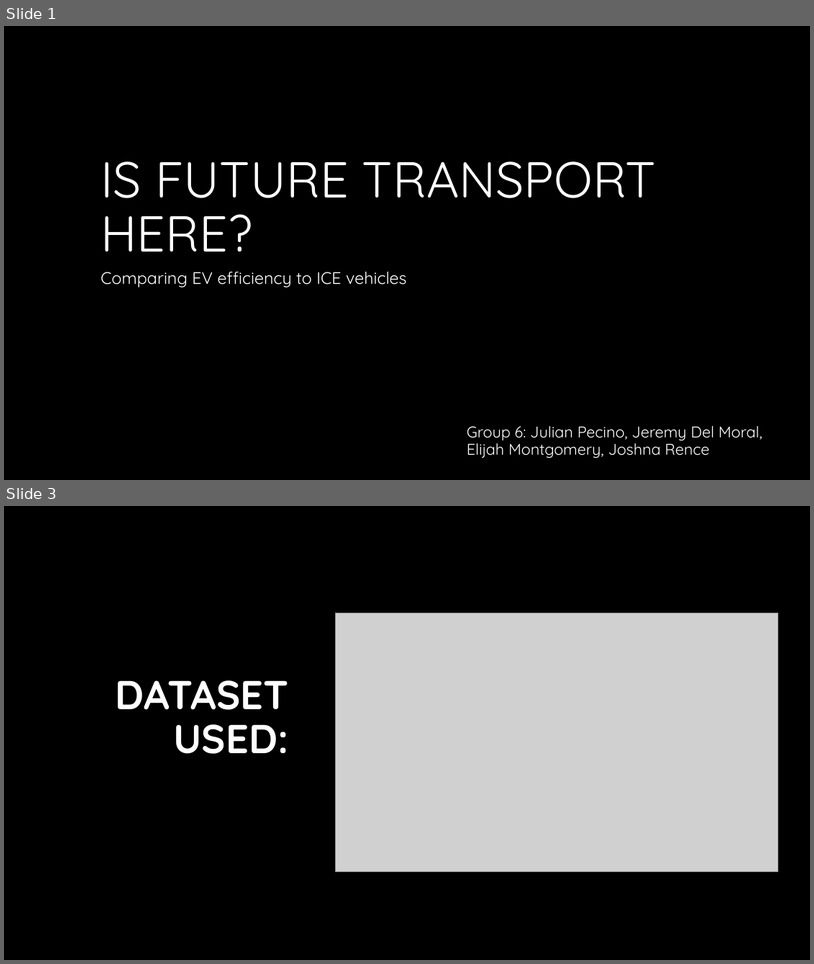
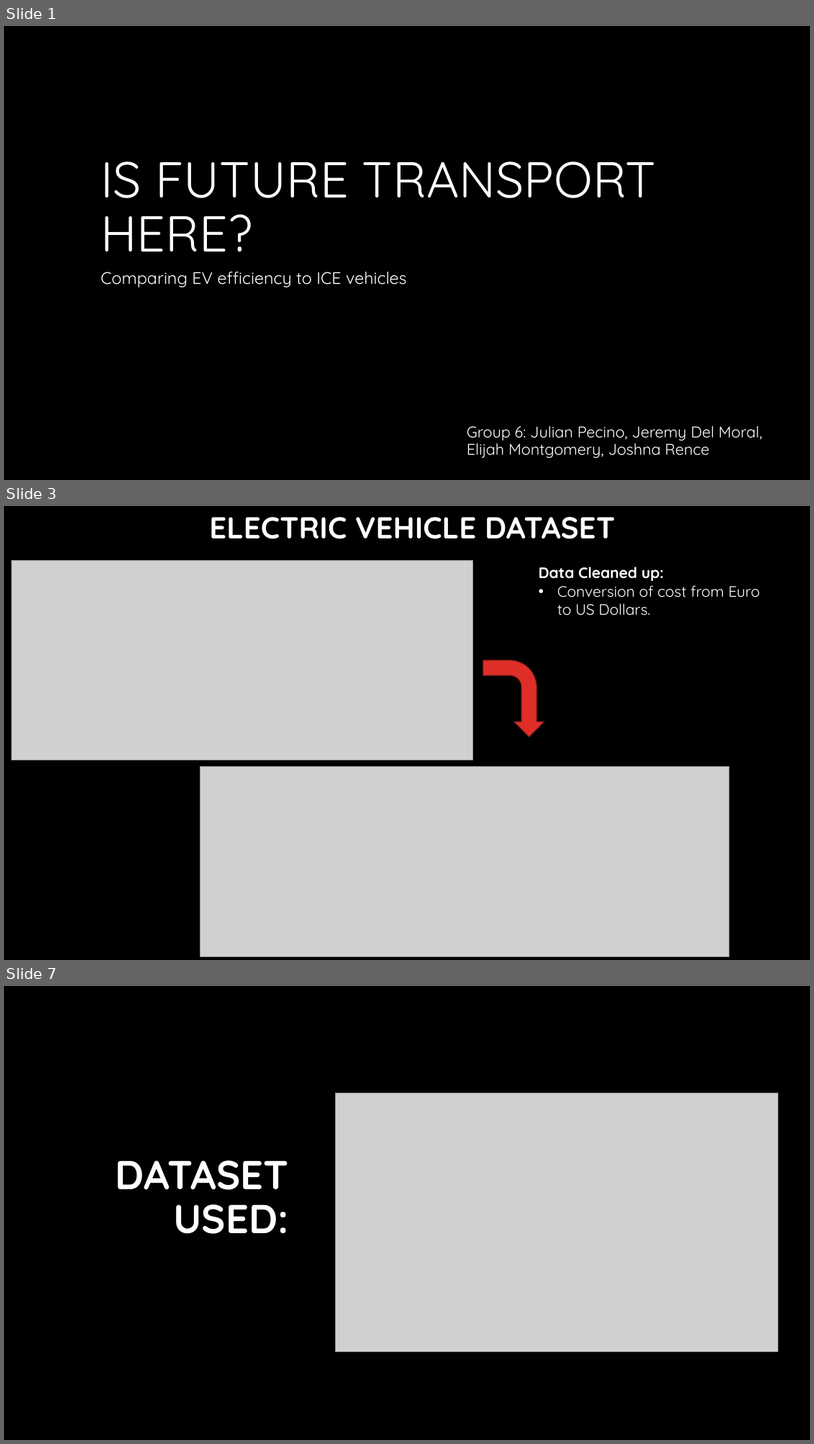
Before and after one commit to Jadium19/EVperformanceAnalysis, a slide deck: EV Slide Deck [Autosaved].pptx. Shown one above the other, each under a label of ours: slides 1 and 3 before the commit, slides 1, 3 and 7 after it; the slides between them are not shown. The pictures are 814x964 and 814x1444 pixels, drawn with LibreOffice and Linux fonts; fonts in the diff are those of the drawing; grey boxes stand for pictures; background and template pictures are left out. Boxes give left, top, right and bottom in pixels: in the first picture for what was removed or moved away, otherwise in the second. Text is boxed around its words. In the diff, an @@ line names an element or a change of style, - is before the commit and + after.

```diff
--- a/EV Slide Deck [Autosaved].pptx
+++ b/EV Slide Deck [Autosaved].pptx
@@ slide 3 added at (4,506,810,960), background #000000 @@
@@ title added at (209,517,615,539), 36 pt, text #FFFFFF, bold @@
+ELECTRIC VEHICLE DATASET
@@ picture added at (11,561,473,759) @@
@@ text added at (539,566,761,615), 18 pt, text #FFFFFF @@
+Data Cleaned up:
+• Conversion of cost from Euro to US Dollars.
@@ bent arrow added at (484,660,545,737), fill #DF2E28, outline #621412 1 pt @@
@@ picture added at (201,766,730,957) @@
@@ what was slide 3 is now slide 7 @@
```
Also in this commit, not shown: 1 slide changed, 4 other slides added, 3 slides removed.
